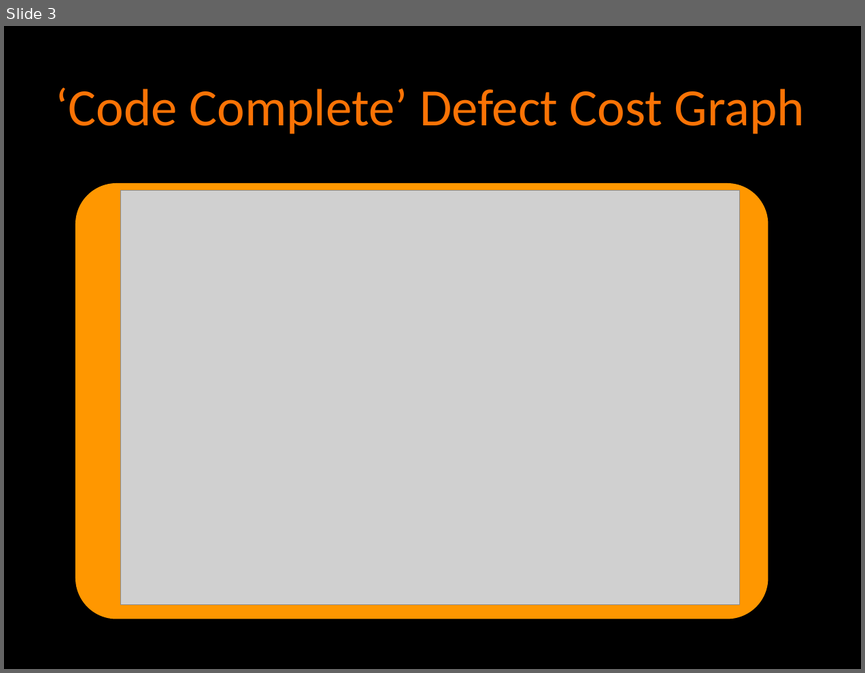
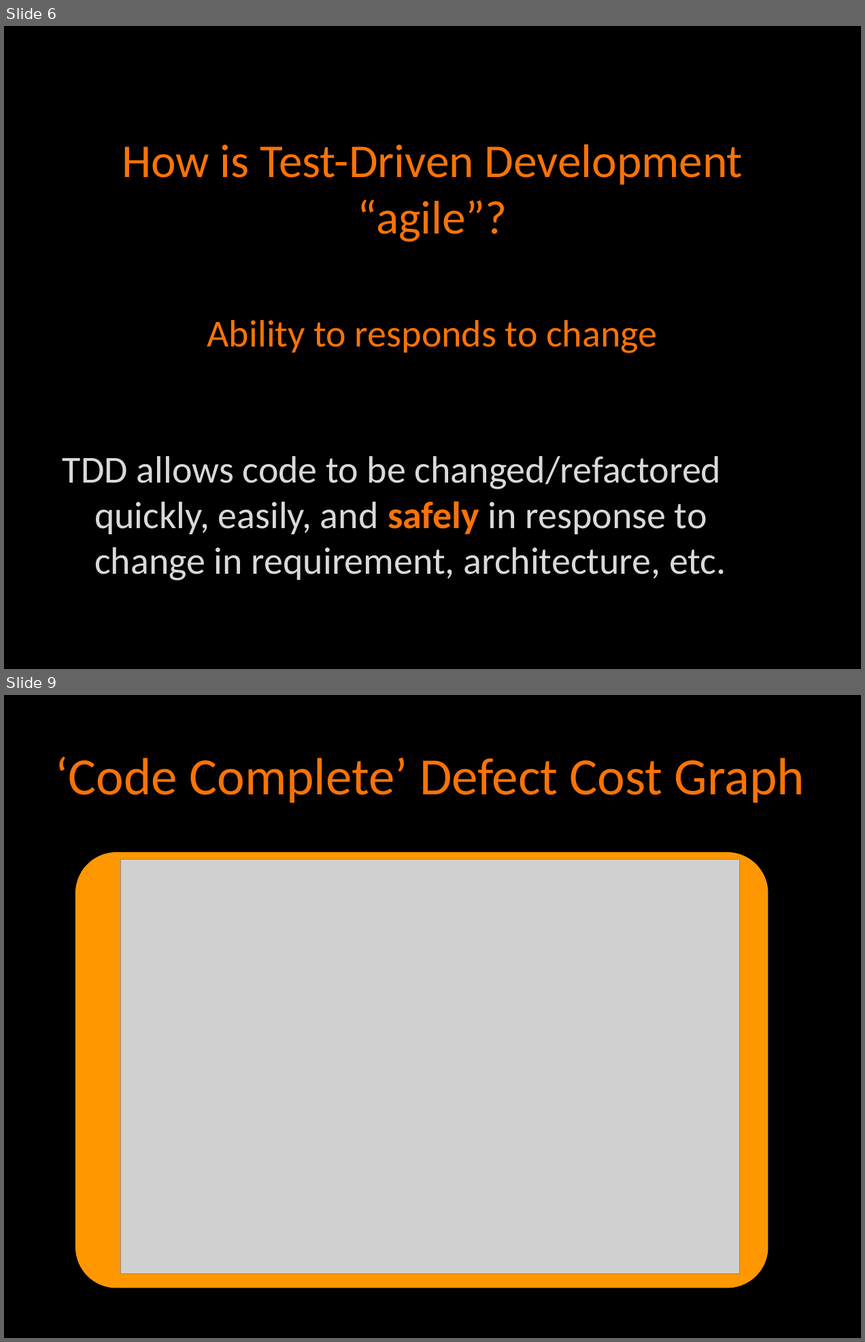
Before and after one commit to agilefire/November2010, a slide deck: Agile Firestarter Winter 2011 Test-Driven-Development.pptx. Shown one above the other, each under a label of ours: slide 3 before the commit, slides 6 and 9 after it; the slides between them are not shown. The pictures are 865x673 and 865x1342 pixels, drawn with LibreOffice and Linux fonts; fonts in the diff are those of the drawing; grey boxes stand for pictures. Boxes give left, top, right and bottom in pixels: in the first picture for what was removed or moved away, otherwise in the second. Text is boxed around its words. In the diff, an @@ line names an element or a change of style, - is before the commit and + after.

```diff
--- a/Agile Firestarter Winter 2011 Test-Driven-Development.pptx
+++ b/Agile Firestarter Winter 2011 Test-Driven-Development.pptx
@@ slide 6 added at (4,26,861,669), background #000000 @@
@@ title added at (122,144,742,242), 39.6 pt, text #FA7305 @@
+How is Test-Driven Development “agile”?
@@ text added at (207,320,657,353), 32 pt, text #FA7305 @@
+Ability to responds to change
@@ text added at (62,456,725,580), 32 pt, text #D9D9D9 @@
+TDD allows code to be changed/refactored quickly, easily, and safely in response to change in requirement, architecture, etc.
@@ what was slide 3 is now slide 9 @@
```
Also in this commit, not shown: 10 slides changed, 9 other slides added, 13 slides removed.
